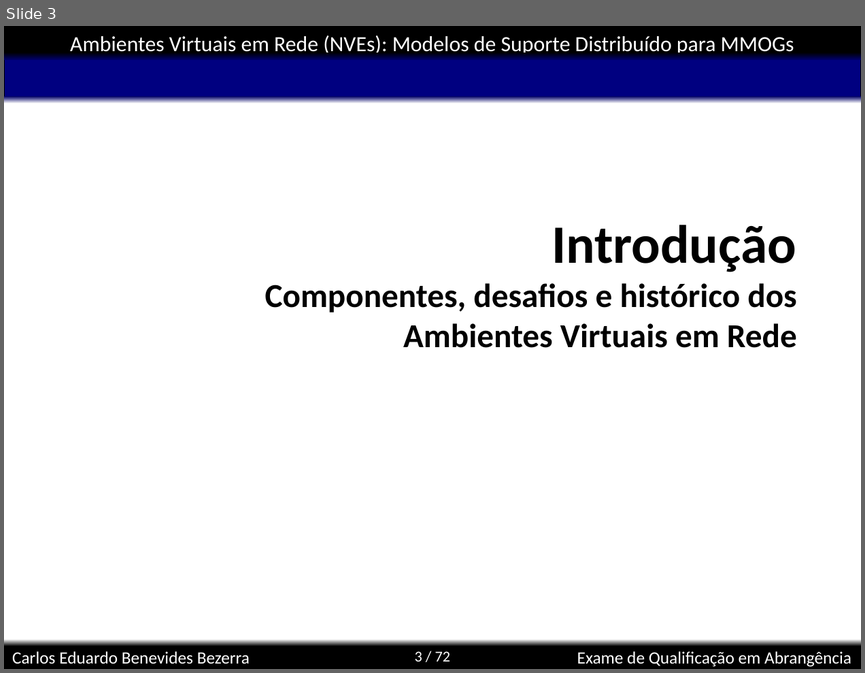
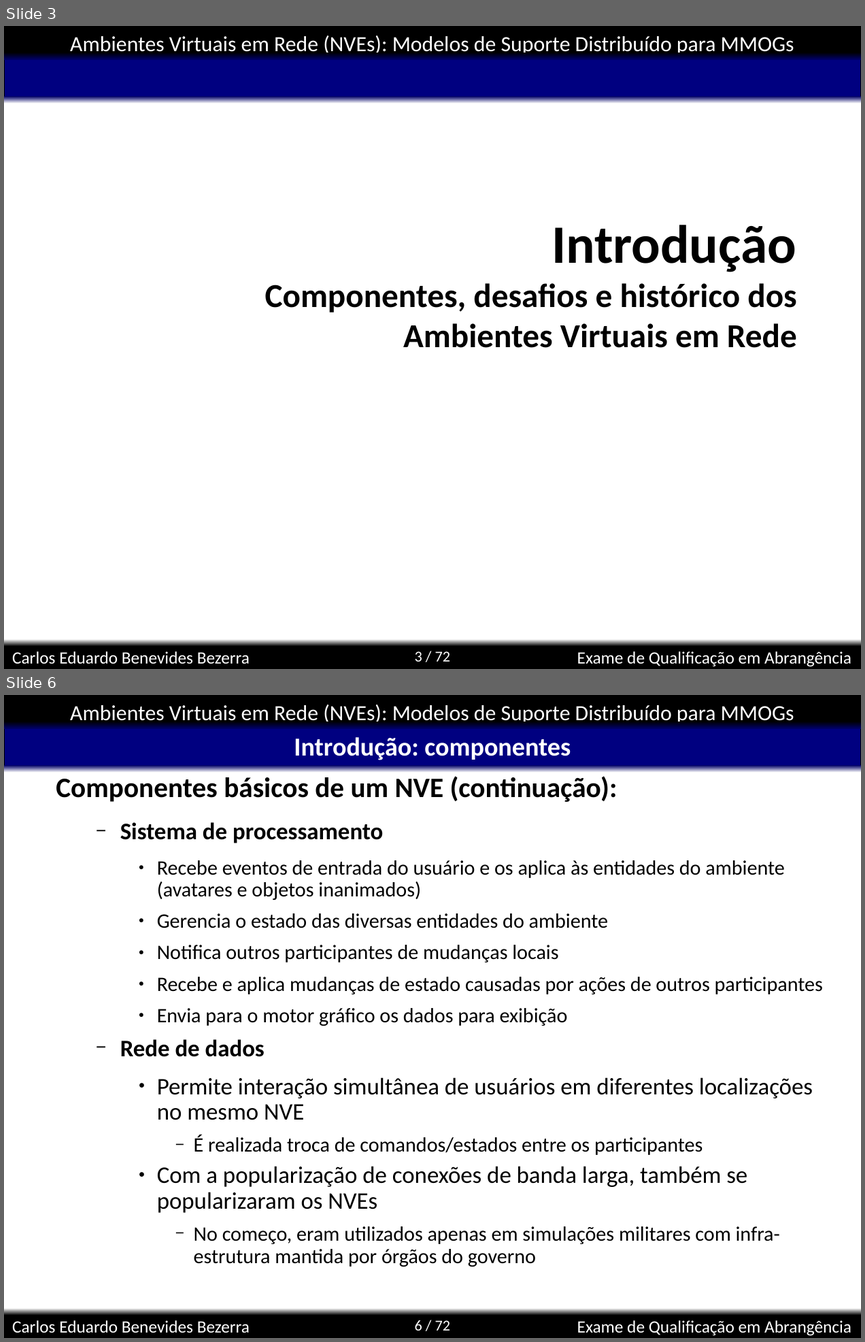
Before and after one commit to kdubezerra/kdubezerra, a slide deck: disciplinas/cmp600/app.ppt. Shown one above the other, each under a label of ours: slide 3 before the commit, slides 3 and 6 after it; the slides between them are not shown. The pictures are 865x673 and 865x1342 pixels, drawn with LibreOffice and Linux fonts; fonts in the diff are those of the drawing; background and template pictures are left out. Boxes give left, top, right and bottom in pixels: in the first picture for what was removed or moved away, otherwise in the second. Text is boxed around its words. In the diff, an @@ line names an element or a change of style, - is before the commit and + after.

```diff
--- a/disciplinas/cmp600/app.ppt
+++ b/disciplinas/cmp600/app.ppt
@@ slide 6 added at (4,695,861,1338), background #FFFFFF; not listed: 8 template elements that a slide beside it also shows @@
@@ title added at (294,737,570,760), 24 pt, text #FFFFFF, bold @@
+Introdução: componentes
@@ text added at (56,776,823,1267), 19 pt, text #000000 @@
+Componentes básicos de um NVE (continuação):
+  − Sistema de processamento
+    ● Recebe eventos de entrada do usuário e os aplica às entidades do ambiente (avatares e objetos inanimados)
+    ● Gerencia o estado das diversas entidades do ambiente
+    ● Notifica outros participantes de mudanças locais
+    ● Recebe e aplica mudanças de estado causadas por ações de outros participantes
+    ● Envia para o motor gráfico os dados para exibição
+  − Rede de dados
+    ● Permite interação simultânea de usuários em diferentes localizações no mesmo NVE
+      − É realizada troca de comandos/estados entre os participantes
+    ● Com a popularização de conexões de banda larga, também se popularizaram os NVEs
+      − No começo, eram utilizados apenas em simulações militares com infra-estrutura mantida por órgãos do governo
```
Also in this commit, not shown: 1 slide changed, 3 other slides added, 9 other files.
